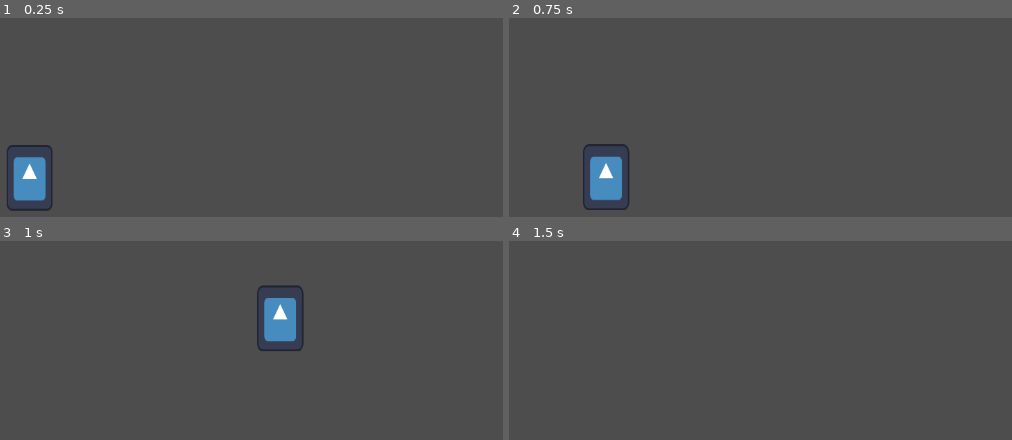
Above: before the commit, frames 1-4 (two rows, left to right).
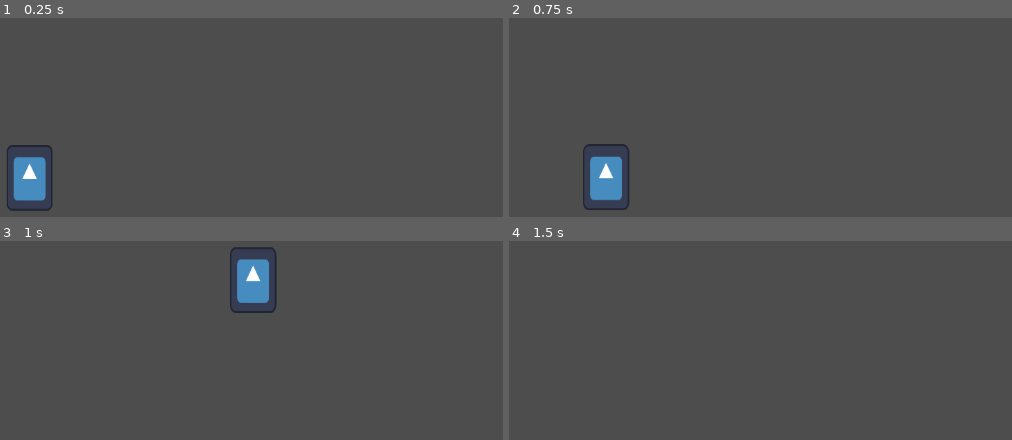
Above: after the commit, the same moments.

Repository: Kuuhaku07/FaithGame
Game: Godot game, scene res://Scenes/Level/Pruebas de fisicas.tscn
Same seed, same stepped clock (60 frames per second), same inputs: the game is played once before the commit and once after it. The engine's default icon, where the game draws it, is replaced by a stand-in: a white triangle on a blue panel in a dark square.
Inputs:
- Up to frame 1 (0.25 s): no input
- Up to frame 2 (0.75 s): tap Enter at 0.5 s; hold D (Moverse_Derecha) from 0.53 s (still down); tap S (Agacharse) at 0.6 s
- Up to frame 3 (1 s): keep holding D (Moverse_Derecha); tap W (Saltar) at 0.77 s
- Up to frame 4 (1.5 s): keep holding D (Moverse_Derecha); tap S (Agacharse) at 1.35 s

Frames 1-2 are identical in both runs. In frame 3, 3.5% of the frame differs, in the area x 45-61%, y 3-56%; in frame 4, nothing differs.

Commit message:
arreglado movimiento

Diff:
--- a/Scenes/Faith.gd
+++ b/Scenes/Faith.gd
@@ -1,14 +1,14 @@
 extends CharacterBody2D
 
-@export var Max_Speed = 400
-@export var Aceleracion = Vector2(1500, 4000)
-@export var Friccion = 10
+@export var Max_Speed = 300
+@export var Aceleracion = 1500
+@export var Friccion = 15
 @onready var axis = Vector2.ZERO
 
 @export var Is_Grounded = true
 @export var Is_Crouched = false
 
-@export var Jump_Max=30000
+@export var Jump_Max=25000
 
 @export var max_gravity = 1500
 @export var gravity = 1500
@@ -43,7 +43,7 @@
 
 
 	apply_gravity(gravity*delta)
-	apply_movement(axis * Aceleracion* delta)
+	apply_movement(axis.x * Aceleracion* delta)
 	jump(Is_Grounded,delta,Jump_Max)
 	move_and_slide()
 
@@ -55,8 +55,9 @@
 		velocity.x= 0
 
 func apply_movement(accel):
-	velocity += accel
-	velocity = velocity.limit_length(Max_Speed)
+	if abs(velocity.x)<Max_Speed:
+		velocity.x += accel
+
 
 func apply_gravity(accel):
 	if velocity.y<max_gravity:
